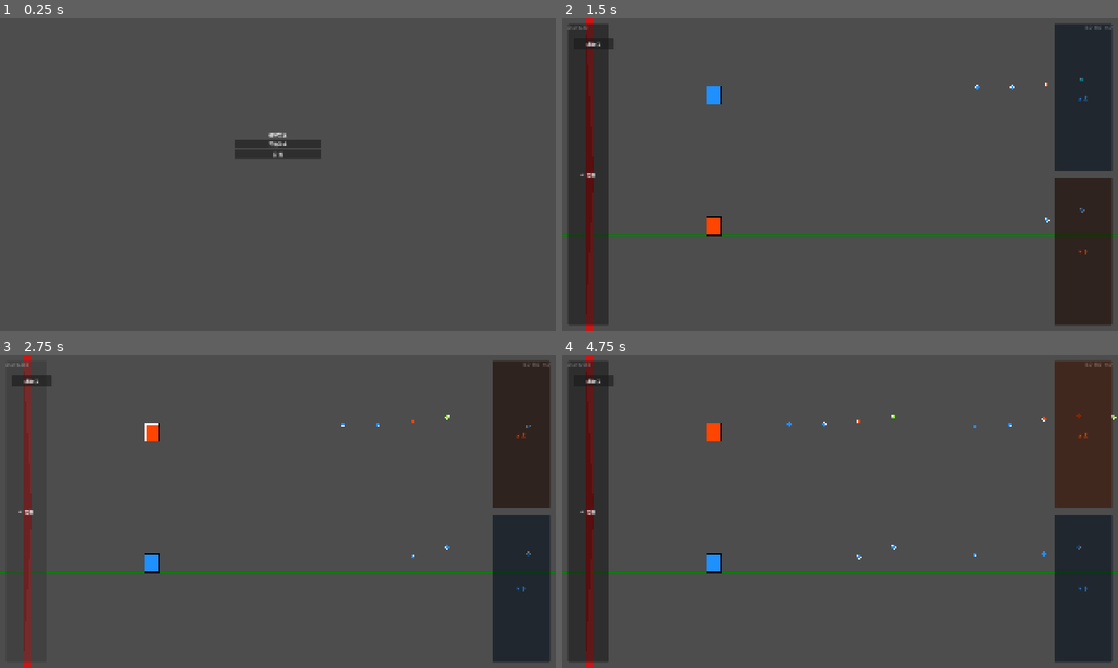
Above: before the commit, frames 1-4 (two rows, left to right).
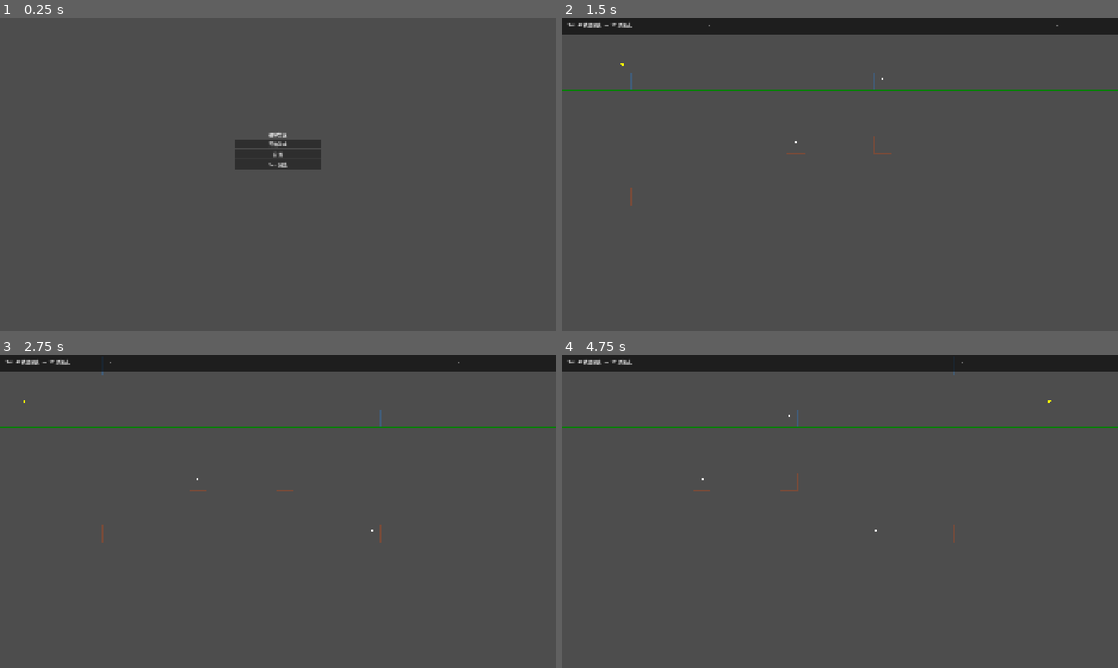
Above: after the commit, the same moments.

Repository: GeorgeMee/Magnetix
Game: Godot game, scene res://src/scenes/ui/start_menu.tscn
The game is run twice, just before and just after one commit, with the same random seed, the same clock (stepped at 60 frames per second) and the same inputs.
Inputs (mouse positions are in pixels of both pictures, inside the frame that each line leads up to):
- Up to frame 1 (0.25 s): no input
- Up to frame 2 (1.5 s): click (840, 165) at 0.5 s, where only the run after the commit has a clickable "Sim 预览"; click (840, 143) at 1.25 s, where only the run before the commit has a clickable "开始游戏"
- Up to frame 3 (2.75 s): click (27, 511) at 2 s, where only the run before the commit has a clickable "⇄ 交换"
- Up to frame 4 (4.75 s): click (595, 380) at 2.75 s, where only the run before the commit has a clickable "辅助:关"; click (595, 380) at 3.5 s, where only the run before the commit has a clickable "辅助:开"; click (1084, 433) at 4.25 s, where only the run before the commit has a clickable "▲ 上"

The runs differ from the first frame. In frame 1, 0.5% of the frame differs, in the area x 42-58%, y 45-49%; in frame 2, 22%; in frame 3, 18%; in frame 4, 23%, in the area x 0-100%, y 0-100%.

Commit message:
Fix coin Y range, magnet zone coverage, wall-magnet pairing, add Sim preview scene

Diff:
--- /dev/null
+++ b/src/scenes/ui/sim_preview.tscn
@@ -0,0 +1,49 @@
+[gd_scene load_steps=2 format=3 uid="uid://simpreview"]
+
+[ext_resource type="Script" path="res://src/scripts/ui/sim_preview.gd" id="1_script"]
+
+[node name="SimPreview" type="Node2D"]
+script = ExtResource("1_script")
+
+[node name="Controls" type="Control" parent="."]
+layout_mode = 1
+anchors_preset = 12
+anchor_top = 1.0
+anchor_bottom = 1.0
+anchor_left = 0.0
+anchor_right = 1.0
+offset_left = 20.0
+offset_top = -100.0
+offset_right = -20.0
+offset_bottom = -20.0
+grow_horizontal = 2
+grow_vertical = 0
+
+[node name="BtnPlay" type="Button" parent="Controls"]
+unique_name_in_owner = true
+layout_mode = 0
+offset_left = 0.0
+offset_top = 20.0
+offset_right = 100.0
+offset_bottom = 70.0
+text = "暂停"
+
+[node name="SpeedLabel" type="Label" parent="Controls"]
+unique_name_in_owner = true
+layout_mode = 0
+offset_left = 120.0
+offset_top = 20.0
+offset_right = 220.0
+offset_bottom = 50.0
+text = "速度: 100"
+
+[node name="SpeedSlider" type="HSlider" parent="Controls"]
+unique_name_in_owner = true
+layout_mode = 0
+offset_left = 230.0
+offset_top = 20.0
+offset_right = 600.0
+offset_bottom = 50.0
+min_value = 20.0
+max_value = 500.0
+value = 100.0
--- a/src/scenes/ui/start_menu.tscn
+++ b/src/scenes/ui/start_menu.tscn
@@ -21,7 +21,7 @@
 offset_left = -150.0
 offset_top = -150.0
 offset_right = 150.0
-offset_bottom = 150.0
+offset_bottom = 200.0
 grow_horizontal = 2
 grow_vertical = 2
 
@@ -40,3 +40,8 @@
 unique_name_in_owner = true
 layout_mode = 2
 text = "设 置"
+
+[node name="SimPreviewButton" type="Button" parent="VBoxContainer"]
+unique_name_in_owner = true
+layout_mode = 2
+text = "Sim 预览"
--- a/src/scripts/game/chunk_choreographer.gd
+++ b/src/scripts/game/chunk_choreographer.gd
@@ -22,56 +22,72 @@
 
 func get_chunk_layout(chunk_world_x : float, lane : int, chunk_width : float) -> ChunkLayout:
 	var layout := ChunkLayout.new()
-	var lane_traj : Array[Dictionary] = []
+
+	var pts_in_range : Array[TrajectoryPoint] = []
 	for pt in trajectory:
-		if pt.world_x < chunk_world_x or pt.world_x >= chunk_world_x + chunk_width:
-			continue
-		var surf := pt.char_a_surface if lane == 0 else pt.char_b_surface
-		var mag_trig := pt.magnet_a_trigger if lane == 0 else pt.magnet_b_trigger
-		lane_traj.append({"world_x": pt.world_x, "surface": surf, "mag_trigger": mag_trig, "swap": pt.swap_trigger})
+		if pt.world_x >= chunk_world_x - chunk_width and pt.world_x < chunk_world_x + chunk_width * 2:
+			pts_in_range.append(pt)
 
-	var last_surface := Character.Surface.FLOOR
-	var floor_start_x := chunk_world_x
+	if pts_in_range.size() == 0:
+		return layout
 
-	for entry in lane_traj:
-		if entry["mag_trigger"]:
-			var placement : Magnet.Placement
-			var pol : Magnet.Polarity
-			var cur_pol : Magnet.Polarity
-			if lane == 0:
-				cur_pol = GameManager.character_a.character_polarity if GameManager.character_a else Magnet.Polarity.NORTH
-			else:
-				cur_pol = GameManager.character_b.character_polarity if GameManager.character_b else Magnet.Polarity.SOUTH
-
-			if entry["surface"] == Character.Surface.CEILING:
-				placement = Magnet.Placement.FLOOR
-				pol = cur_pol
-			else:
-				placement = Magnet.Placement.CEILING
-				pol = cur_pol
-
-			layout.magnets.append({
-				"world_x": entry["world_x"],
-				"placement": placement,
-				"polarity": pol,
-				"length": 160.0
-			})
-
-		if entry["surface"] != last_surface:
-			last_surface = entry["surface"]
-
-	_layout_coins(layout, lane_traj, chunk_world_x, chunk_width)
-	_layout_walls_and_hazards(layout, lane_traj, chunk_world_x, chunk_width)
+	_place_magnets(layout, pts_in_range, lane)
+	_place_coins(layout, pts_in_range, lane, chunk_world_x, chunk_width)
+	_place_walls(layout, pts_in_range, lane, chunk_world_x, chunk_width)
+	_place_hazards(layout, pts_in_range, lane, chunk_world_x, chunk_width)
 
 	return layout
 
-func _layout_coins(layout : ChunkLayout, lane_traj : Array, chunk_start : float, chunk_width : float) -> void:
-	var coin_step := 120.0
-	var cy := 80.0
-	var x : float = chunk_start + 40.0
-	while x < chunk_start + chunk_width - 40.0:
-		x += coin_step
-		if rng.randi_range(0, 3) == 0:
+func _get_surface(pt : TrajectoryPoint, lane : int) -> int:
+	return pt.char_a_surface if lane == 0 else pt.char_b_surface
+
+func _get_cur_pol(lane : int) -> Magnet.Polarity:
+	if lane == 0:
+		return GameManager.character_a.character_polarity if GameManager.character_a else Magnet.Polarity.NORTH
+	return GameManager.character_b.character_polarity if GameManager.character_b else Magnet.Polarity.SOUTH
+
+func _place_magnets(layout : ChunkLayout, pts : Array[TrajectoryPoint], lane : int) -> void:
+	var cur_pol := _get_cur_pol(lane)
+	var in_ceiling_zone := false
+	var zone_start_x : float = 0.0
+	var mag_length := GameManager.sim_decision_interval * 1.2
+
+	for i in range(pts.size()):
+		var pt := pts[i]
+		var surf := _get_surface(pt, lane)
+		var next_surf := _get_surface(pts[i + 1], lane) if i + 1 < pts.size() else surf
+
+		if surf == Character.Surface.CEILING and not in_ceiling_zone:
+			in_ceiling_zone = true
+			zone_start_x = pt.world_x
+		elif surf == Character.Surface.FLOOR and in_ceiling_zone:
+			in_ceiling_zone = false
+			var end_x := pt.world_x
+			var x := zone_start_x
+			while x < end_x:
+				var mag_x := x
+				var place_len := minf(mag_length, end_x - x)
+				var placement := Magnet.Placement.FLOOR
+				var pol := cur_pol
+				layout.magnets.append({"world_x": mag_x, "placement": placement, "polarity": pol, "length": place_len})
+				x += mag_length
+
+		if in_ceiling_zone and i == pts.size() - 1:
+			var end_x := pt.world_x + mag_length
+			var x := zone_start_x
+			while x < end_x:
+				var mag_x := x
+				layout.magnets.append({"world_x": mag_x, "placement": Magnet.Placement.FLOOR, "polarity": cur_pol, "length": minf(mag_length, end_x - x)})
+				x += mag_length
+
+func _place_coins(layout : ChunkLayout, pts : Array[TrajectoryPoint], lane : int, chunk_start : float, chunk_width : float) -> void:
+	var coin_gap := 100.0
+	var y_min := 25.0
+	var y_max := GameManager.ceiling_offset - 25.0
+	var x : float = chunk_start + 30.0
+	while x < chunk_start + chunk_width - 30.0:
+		x += coin_gap
+		if rng.randi_range(0, 4) == 0:
 			continue
 		var ctype : int = Coin.Type.BLUE
 		var r := rng.randi_range(0, 9)
@@ -81,13 +97,37 @@
 			ctype = Coin.Type.RED
 		else:
 			ctype = Coin.Type.RAINBOW
-		layout.coins.append({"world_x": x, "type": ctype, "y_off": cy + rng.randf_range(-20.0, 20.0)})
+		var y_off := rng.randf_range(y_min, y_max)
+		layout.coins.append({"world_x": x, "type": ctype, "y_off": y_off})
 
-func _layout_walls_and_hazards(layout : ChunkLayout, lane_traj : Array, chunk_start : float, chunk_width : float) -> void:
-	var has_wall := false
-	for entry in lane_traj:
-		if entry["surface"] == Character.Surface.FLOOR and not has_wall and rng.randi_range(0, 2) == 0:
-			layout.walls.append({"world_x": entry["world_x"] + 40.0})
-			has_wall = true
-		if entry["surface"] == Character.Surface.CEILING and rng.randi_range(0, 4) == 0:
-			layout.hazards.append({"world_x": entry["world_x"] + 20.0})
+func _place_walls(layout : ChunkLayout, pts : Array[TrajectoryPoint], lane : int, chunk_start : float, chunk_width : float) -> void:
+	for i in range(pts.size() - 1):
+		var pt := pts[i]
+		var next_pt := pts[i + 1]
+		var surf := _get_surface(pt, lane)
+		var next_surf := _get_surface(next_pt, lane)
+
+		if surf != Character.Surface.FLOOR:
+			continue
+
+		if next_surf == Character.Surface.CEILING:
+			var wall_x := next_pt.world_x - 30.0
+			if wall_x >= chunk_start and wall_x < chunk_start + chunk_width:
+				if rng.randi_range(0, 2) > 0:
+					layout.walls.append({"world_x": wall_x})
+
+		if pt.world_x < chunk_start or pt.world_x >= chunk_start + chunk_width:
+			continue
+
+		var floor_duration := next_pt.world_x - pt.world_x
+		if floor_duration > GameManager.sim_decision_interval * 1.8 and next_surf == Character.Surface.FLOOR:
+			if rng.randi_range(0, 1) == 0:
+				layout.walls.append({"world_x": pt.world_x + floor_duration * 0.7})
+
+func _place_hazards(layout : ChunkLayout, pts : Array[TrajectoryPoint], lane : int, chunk_start : float, chunk_width : float) -> void:
+	for pt in pts:
+		if pt.world_x < chunk_start or pt.world_x >= chunk_start + chunk_width:
+			continue
+		var surf := _get_surface(pt, lane)
+		if surf == Character.Surface.CEILING and rng.randi_range(0, 3) == 0:
+			layout.hazards.append({"world_x": pt.world_x + 20.0})
--- /dev/null
+++ b/src/scripts/ui/sim_preview.gd
@@ -0,0 +1,85 @@
+class_name SimPreview
+extends Node2D
+
+var sim_ai : SimAI
+var trajectory : Array[TrajectoryPoint] = []
+var sim_time : float = 0.0
+var sim_speed : float = 100.0
+var playing : bool = true
+var viewport_ox : float = 0.0
+
+@onready var speed_slider : HSlider = %SpeedSlider
+@onready var speed_label : Label = %SpeedLabel
+@onready var btn_play : Button = %BtnPlay
+
+func _ready() -> void:
+	sim_ai = SimAI.new()
+	_regenerate()
+	speed_slider.value = sim_speed
+	speed_slider.value_changed.connect(_on_speed_changed)
+	btn_play.pressed.connect(_on_play_toggle)
+
+func _regenerate() -> void:
+	trajectory = sim_ai.generate(Magnet.Polarity.NORTH, Magnet.Polarity.SOUTH, 100.0, 5000.0, GameManager.sim_decision_interval)
+	sim_time = 0.0
+
+func _process(delta : float) -> void:
+	if playing:
+		sim_time += sim_speed * delta
+		if sim_time > 5000.0:
+			sim_time -= 5000.0
+
+	var scroll_ox := sim_time
+	viewport_ox = scroll_ox
+	queue_redraw()
+
+func _on_speed_changed(value : float) -> void:
+	sim_speed = value
+	speed_label.text = "速度: %d" % int(value)
+
+func _on_play_toggle() -> void:
+	playing = not playing
+	btn_play.text = "暂停" if playing else "播放"
+
+func _draw() -> void:
+	var lane_top := 250.0
+	var lane_bot := 650.0
+	var coff := 180.0
+	var hw := 30.0
+	var margin := 200.0
+	var view_w := get_viewport().get_visible_rect().size.x - margin
+
+	draw_line(Vector2(0, lane_top), Vector2(get_viewport().get_visible_rect().size.x, lane_top), Color.WEB_GREEN, 2.0)
+	draw_line(Vector2(0, lane_top - coff), Vector2(get_viewport().get_visible_rect().size.x, lane_top - coff), Color.WEB_GREEN.darkened(0.4), 1.0)
+	draw_line(Vector2(0, lane_bot), Vector2(get_viewport().get_visible_rect().size.x, lane_bot), Color.WEB_GREEN, 2.0)
+	draw_line(Vector2(0, lane_bot - coff), Vector2(get_viewport().get_visible_rect().size.x, lane_bot - coff), Color.WEB_GREEN.darkened(0.4), 1.0)
+
+	for i in range(trajectory.size() - 1):
+		var pt := trajectory[i]
+		var next := trajectory[i + 1]
+		var sx := margin + pt.world_x - viewport_ox
+		var nx := margin + next.world_x - viewport_ox
+		if sx < -100 or nx > get_viewport().get_visible_rect().size.x + 100:
+			continue
+
+		var ay := lane_top - (coff if pt.char_a_surface == Character.Surface.CEILING else 0.0) - Character.CHAR_HEIGHT * 0.5
+		var by := lane_bot - (coff if pt.char_b_surface == Character.Surface.CEILING else 0.0) - Character.CHAR_HEIGHT * 0.5
+
+		draw_rect(Rect2(Vector2(sx - hw, ay - hw), Vector2(hw * 2, hw * 2)), Color(Color.DODGER_BLUE, 0.25), false, 1.0)
+		draw_rect(Rect2(Vector2(sx - hw, by - hw), Vector2(hw * 2, hw * 2)), Color(Color.ORANGE_RED, 0.25), false, 1.0)
+
+		if pt.swap_trigger:
+			draw_circle(Vector2(sx, lane_top - coff * 0.5), 5.0, Color.YELLOW)
+		if pt.magnet_a_trigger:
+			draw_circle(Vector2(sx, ay - 10), 3.0, Color.WHITE)
+		if pt.magnet_b_trigger:
+			draw_circle(Vector2(sx, by - 10), 3.0, Color.WHITE)
+
+	draw_rect(Rect2(Vector2(0, 0), Vector2(get_viewport().get_visible_rect().size.x, 60)), Color(Color.BLACK, 0.6))
+	draw_string(ThemeDB.fallback_font, Vector2(20, 30), "Sim AI 轨迹预览  —  %d 决策点" % trajectory.size(), HORIZONTAL_ALIGNMENT_LEFT, -1, 16)
+
+func _input(event : InputEvent) -> void:
+	if event.is_action_pressed("ui_cancel"):
+		get_tree().change_scene_to_file("res://src/scenes/ui/start_menu.tscn")
+	if event.is_action_pressed("swap"):
+		_regenerate()
--- a/src/scripts/ui/start_menu.gd
+++ b/src/scripts/ui/start_menu.gd
@@ -6,9 +6,13 @@
 	GameManager.state = GameManager.GameState.MENU
 	%StartButton.pressed.connect(_on_start)
 	%SettingsButton.pressed.connect(_on_settings)
+	%SimPreviewButton.pressed.connect(_on_sim_preview)
 
 func _on_start() -> void:
 	get_tree().change_scene_to_file("res://src/scenes/main/main.tscn")
+
+func _on_sim_preview() -> void:
+	get_tree().change_scene_to_file("res://src/scenes/ui/sim_preview.tscn")
 
 func _on_settings() -> void:
 	if settings_panel:
